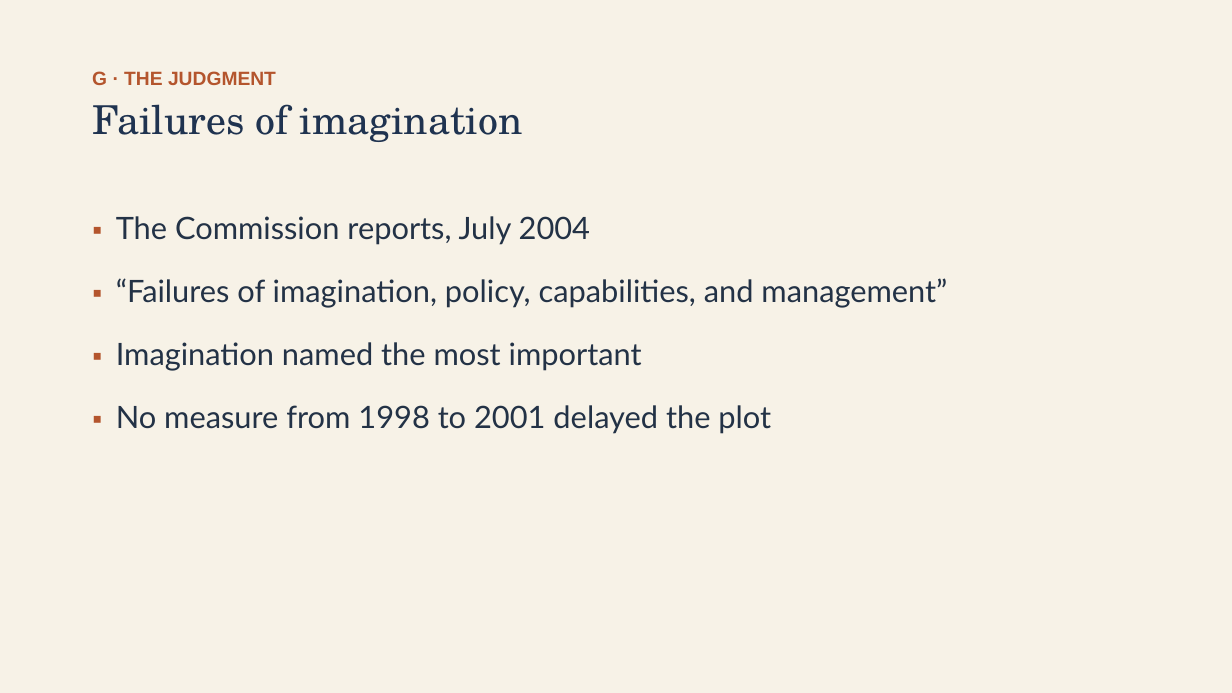
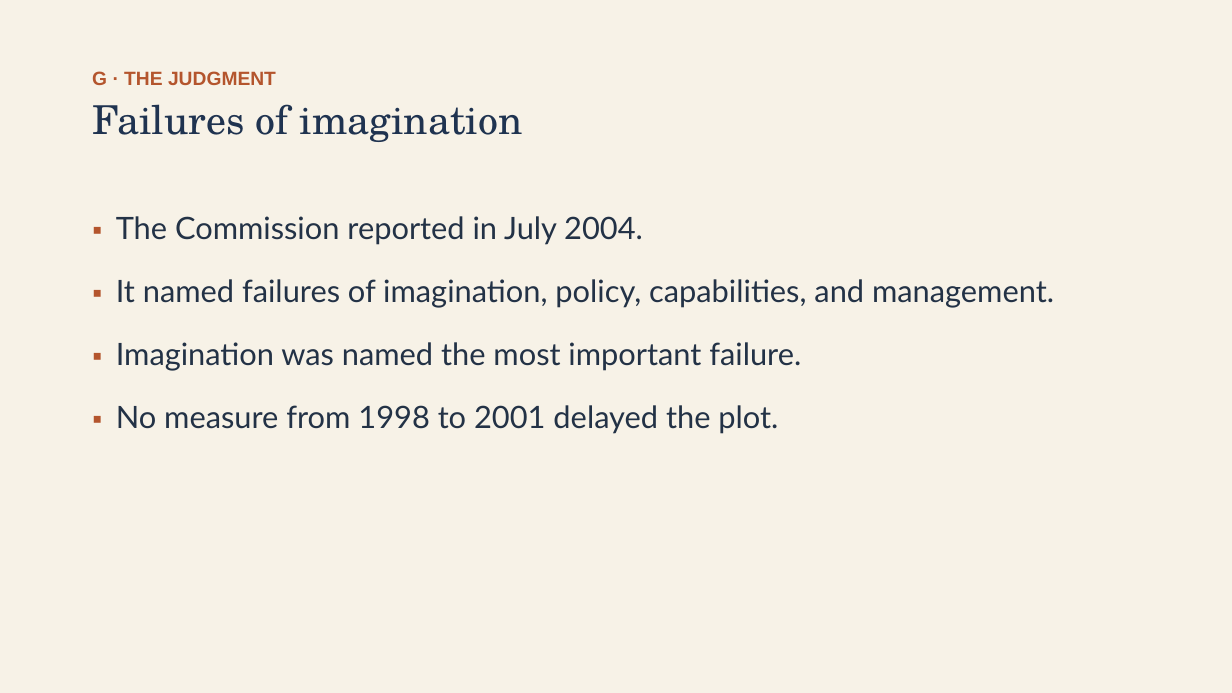
Before and after one commit to ab17gthb/humanities-curriculum-group, a slide deck: slide 23 of modern-america/lesson-06/lesson-06-slides.pptx. Drawn at 1232x693 pixels with LibreOffice and Linux fonts; fonts in the diff are those of the drawing. Boxes give left, top, right and bottom in pixels: in the first picture for what was removed or moved away, otherwise in the second. Text is boxed around its words. In the diff, an @@ line names an element or a change of style, - is before the commit and + after.

```diff
--- a/modern-america/lesson-06/lesson-06-slides.pptx
+++ b/modern-america/lesson-06/lesson-06-slides.pptx
@@ text at (116, 216, 1054, 434): text changed @@
-▪ The Commission reports, July 2004
-▪ “Failures of imagination, policy, capabilities, and management”
-▪ Imagination named the most important
-▪ No measure from 1998 to 2001 delayed the plot
+▪ The Commission reported in July 2004.
+▪ It named failures of imagination, policy, capabilities, and management.
+▪ Imagination was named the most important failure.
+▪ No measure from 1998 to 2001 delayed the plot.
```
Also in this commit, not shown: 11 other slides changed, 6 other files.
